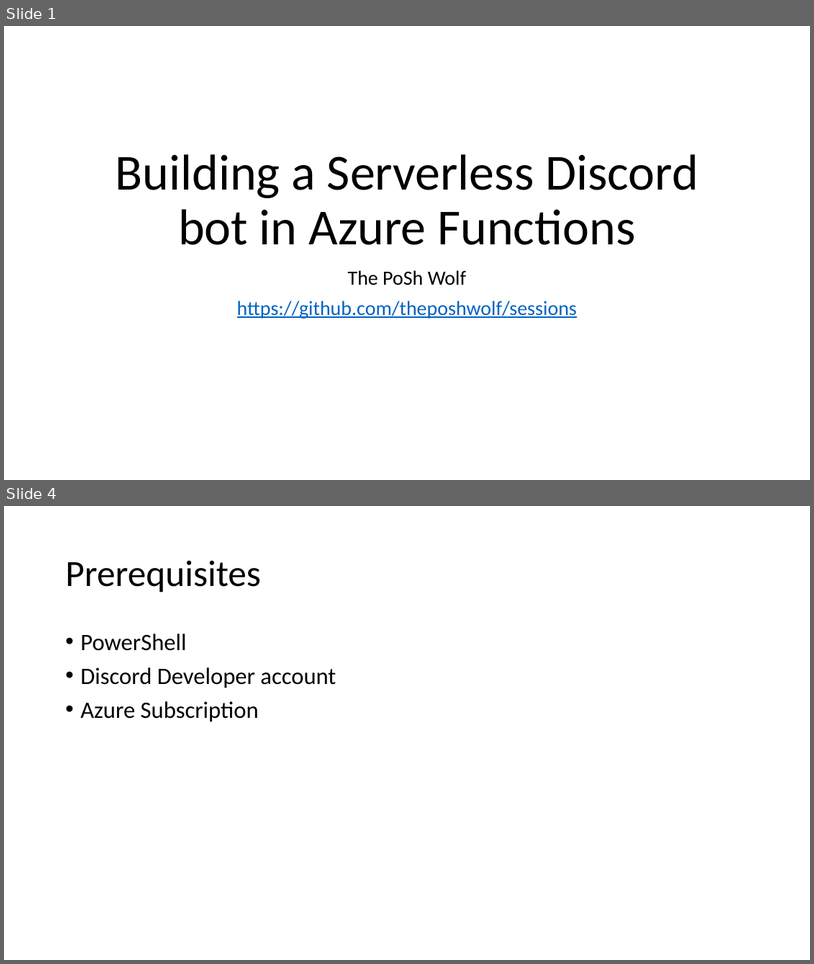
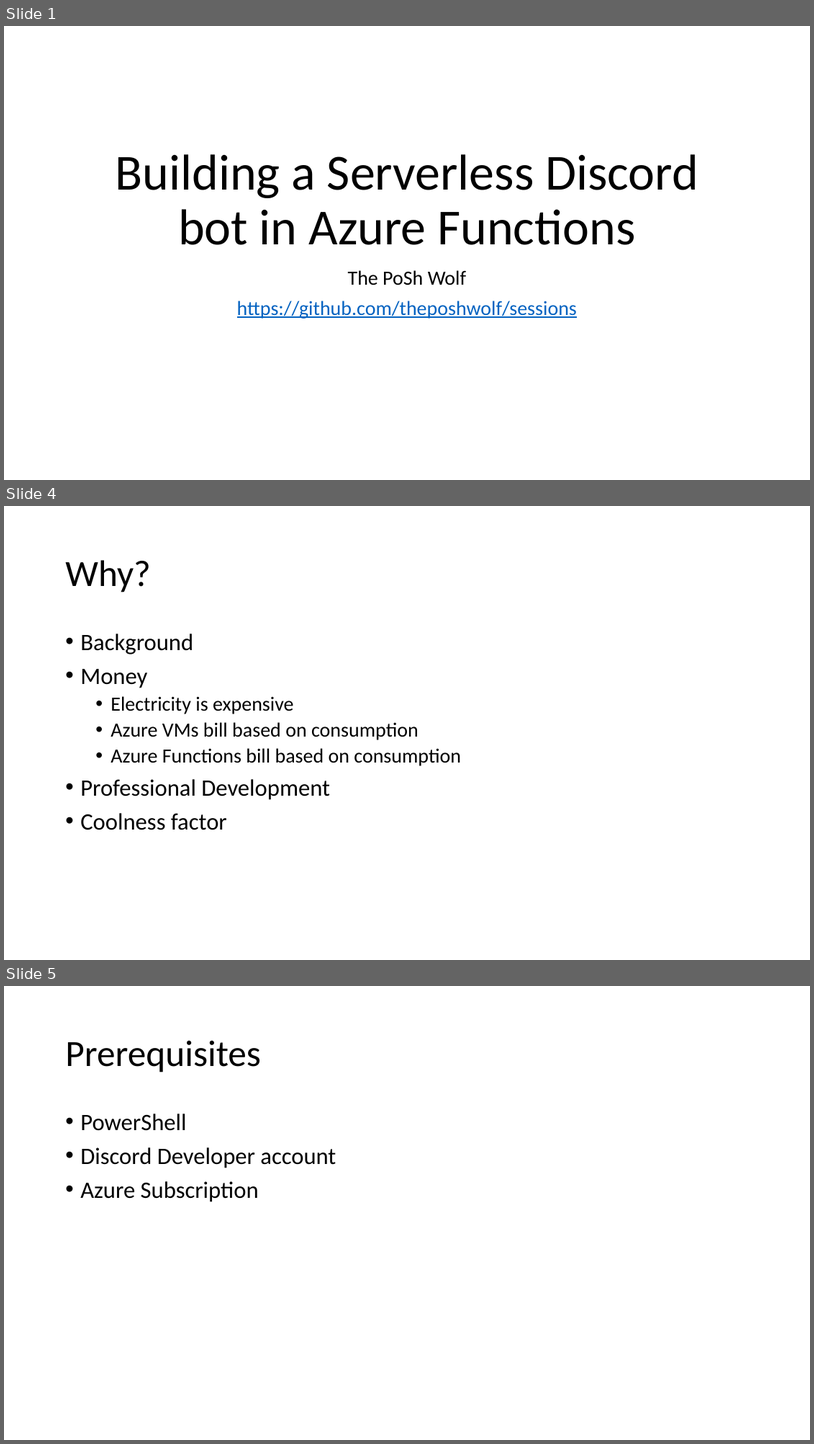
Before and after one commit to ThePoShWolf/Sessions, a slide deck: 2023-04-26 - Building a serverless Discord bot/PowerShell Summit 2023 - Serverless Discord bot.pptx. Shown one above the other, each under a label of ours: slides 1 and 4 before the commit, slides 1, 4 and 5 after it; the slides between them are not shown. The pictures are 814x964 and 814x1444 pixels, drawn with LibreOffice and Linux fonts; fonts in the diff are those of the drawing; background and template pictures are left out. Boxes give left, top, right and bottom in pixels: in the first picture for what was removed or moved away, otherwise in the second. Text is boxed around its words. In the diff, an @@ line names an element or a change of style, - is before the commit and + after.

```diff
--- a/2023-04-26 - Building a serverless Discord bot/PowerShell Summit 2023 - Serverless Discord bot.pptx
+++ b/2023-04-26 - Building a serverless Discord bot/PowerShell Summit 2023 - Serverless Discord bot.pptx
@@ slide 4 added at bbox=[4, 506, 810, 960], background picture (left out) @@
@@ title added at bbox=[65, 560, 151, 592], 44 pt, text #000000 @@
+Why?
@@ text added at bbox=[80, 633, 461, 830], 24 pt, text #000000 @@
+• Background
+• Money
+  • Electricity is expensive
+  • Azure VMs bill based on consumption
+  • Azure Functions bill based on consumption
+• Professional Development
+• Coolness factor
@@ what was slide 4 is now slide 5 @@
```
Also in this commit, not shown: 3 slides changed, 8 other slides added.
